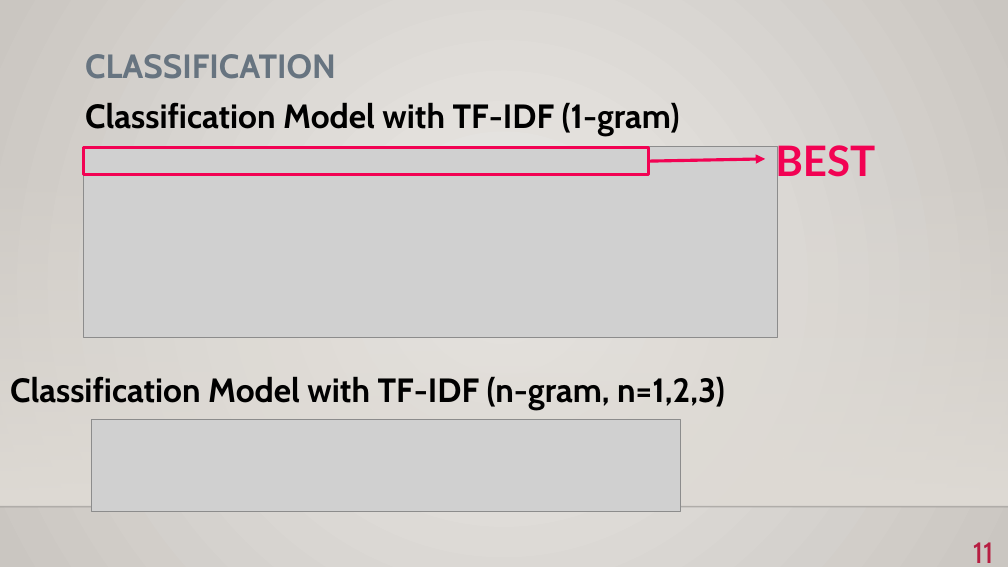
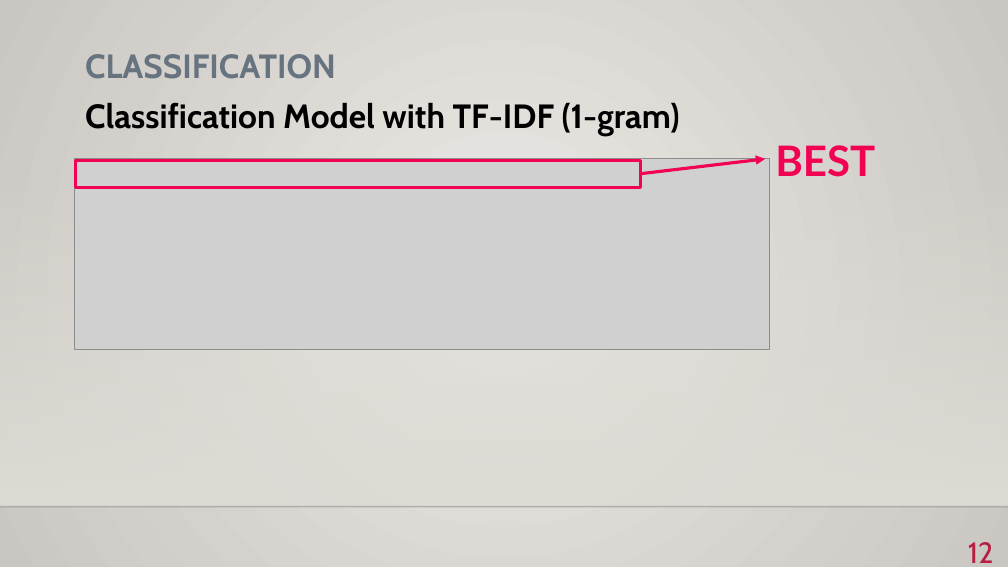
Before and after one commit to BKmarian/Reddit-Stress-Analisys, a slide deck: slide 12 of bionlp.pptx (slide 11 before the commit). Drawn at 1008x567 pixels with LibreOffice and Linux fonts; fonts in the diff are those of the drawing; grey boxes stand for pictures; background and template pictures are left out. Boxes give left, top, right and bottom in pixels: in the first picture for what was removed or moved away, otherwise in the second. Text is boxed around its words. In the diff, an @@ line names an element or a change of style, - is before the commit and + after.

```diff
--- a/bionlp.pptx
+++ b/bionlp.pptx
@@ picture: place and size @@
-picture at [84, 146, 778, 337]
+picture at [75, 159, 769, 350]
@@ rectangle: place and size @@
-rectangle at [84, 148, 649, 175]
+rectangle at [76, 160, 641, 187]
@@ arrow moved from (649, 161) - (765, 159) to (640, 173) - (765, 159) @@
@@ text removed at [10, 376, 725, 410] @@
-Classification Model with TF-IDF (n-gram, n=1,2,3)
@@ picture removed at [91, 420, 680, 512] @@
@@ page number at [968, 542, 994, 563]: text changed @@
-11
+12
```
Also in this commit, not shown: 7 other slides changed, 1 slide added.
